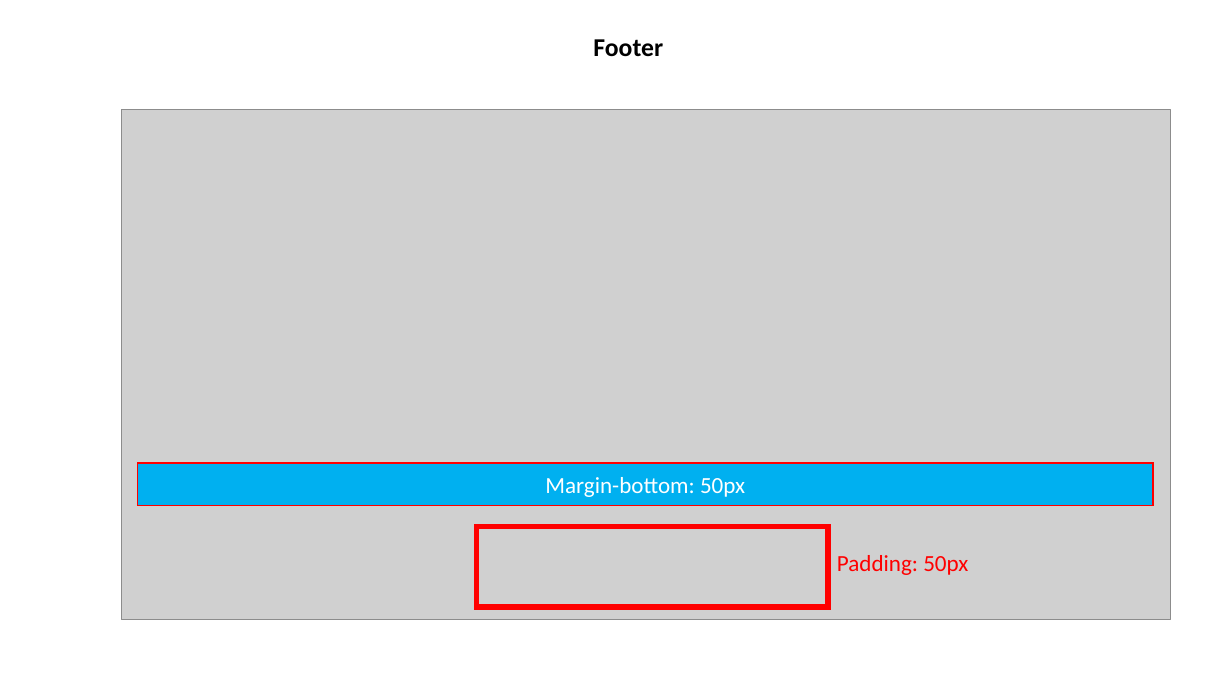
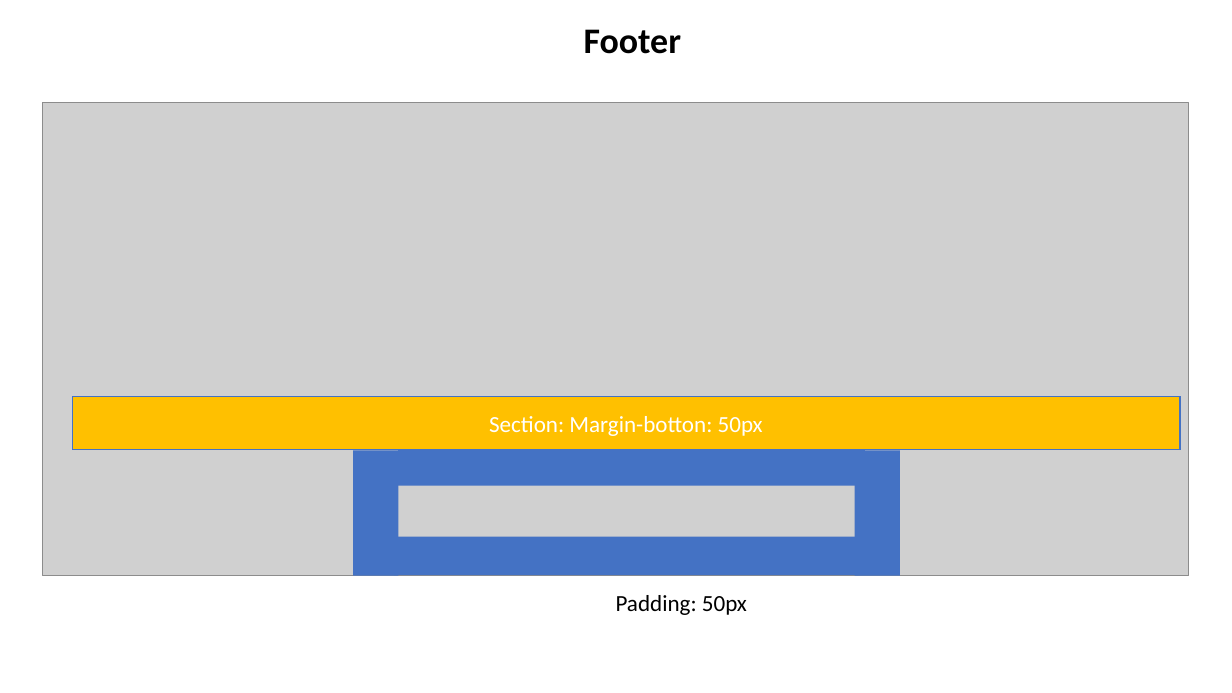
Before and after one commit to O46002060/mhw1, a slide deck: slide 4 of mhw1.pptx. Drawn at 1232x693 pixels with LibreOffice and Linux fonts; fonts in the diff are those of the drawing; grey boxes stand for pictures. Boxes give left, top, right and bottom in pixels: in the first picture for what was removed or moved away, otherwise in the second. Text is boxed around its words. In the diff, an @@ line names an element or a change of style, - is before the commit and + after.

```diff
--- a/mhw1.pptx
+++ b/mhw1.pptx
@@ title "Footer": place and size @@
-title "Footer" at bbox=[593, 39, 663, 57]
+title "Footer" at bbox=[584, 29, 681, 54]
@@ title "Footer" at bbox=[584, 29, 681, 54]: size 20 to 28 pt; alignment left to centre; list level 3 to 1 in "Footer"; line spacing 1 to 0.9; vertical alignment top to middle @@
@@ picture: place and size @@
-picture at bbox=[121, 110, 1170, 620]
+picture at bbox=[43, 103, 1189, 576]
@@ rectangle "Section: Margin-botton: 50px": place and size @@
-rectangle "Section: Margin-botton: 50px" at bbox=[138, 463, 1153, 506]
+rectangle "Section: Margin-botton: 50px" at bbox=[72, 396, 1180, 449]
@@ rectangle "Section: Margin-botton: 50px" at bbox=[72, 396, 1180, 449]: fill #00B0F0 to #FFC000; outline #FF0000 1 pt to #4472C4 1 pt @@
@@ text in rectangle at bbox=[489, 416, 763, 436]: text changed @@
-Margin-bottom: 50px
+Section: Margin-botton: 50px
@@ rectangle added at bbox=[353, 451, 398, 576], fill #4472C4 @@
@@ rectangle added at bbox=[398, 450, 865, 486], fill #4472C4 @@
@@ rectangle added at bbox=[855, 451, 900, 576], fill #4472C4 @@
@@ rectangle at bbox=[395, 537, 859, 576]: fill none to #4472C4; outline #FF0000 4.5 pt to none; rotation 0 to 90 degrees @@
@@ text "Padding: 50px": place and size @@
-text "Padding: 50px" at bbox=[837, 555, 968, 575]
+text "Padding: 50px" at bbox=[616, 595, 747, 615]
@@ text "Padding: 50px" at bbox=[616, 595, 747, 615]: text colour #FF0000 to #000000 @@
```
Also in this commit, not shown: 2 other slides changed, 2 other files.
